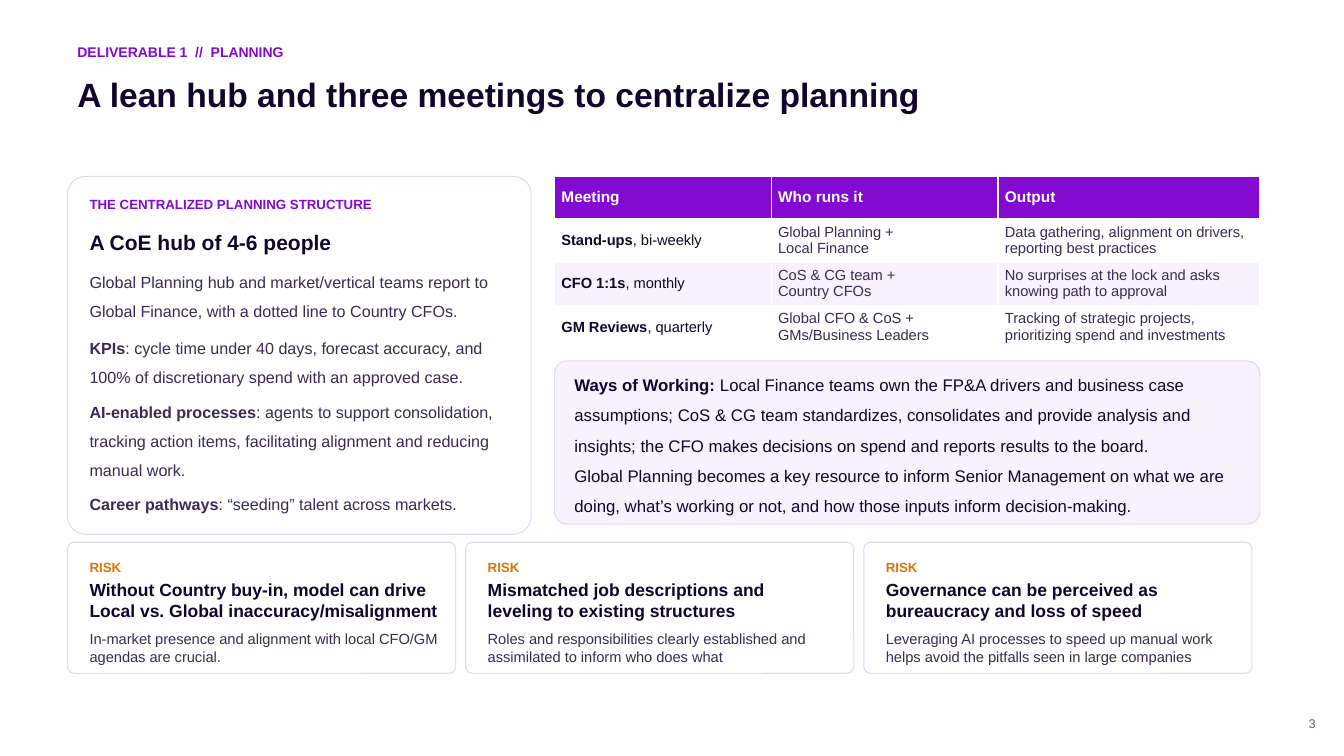
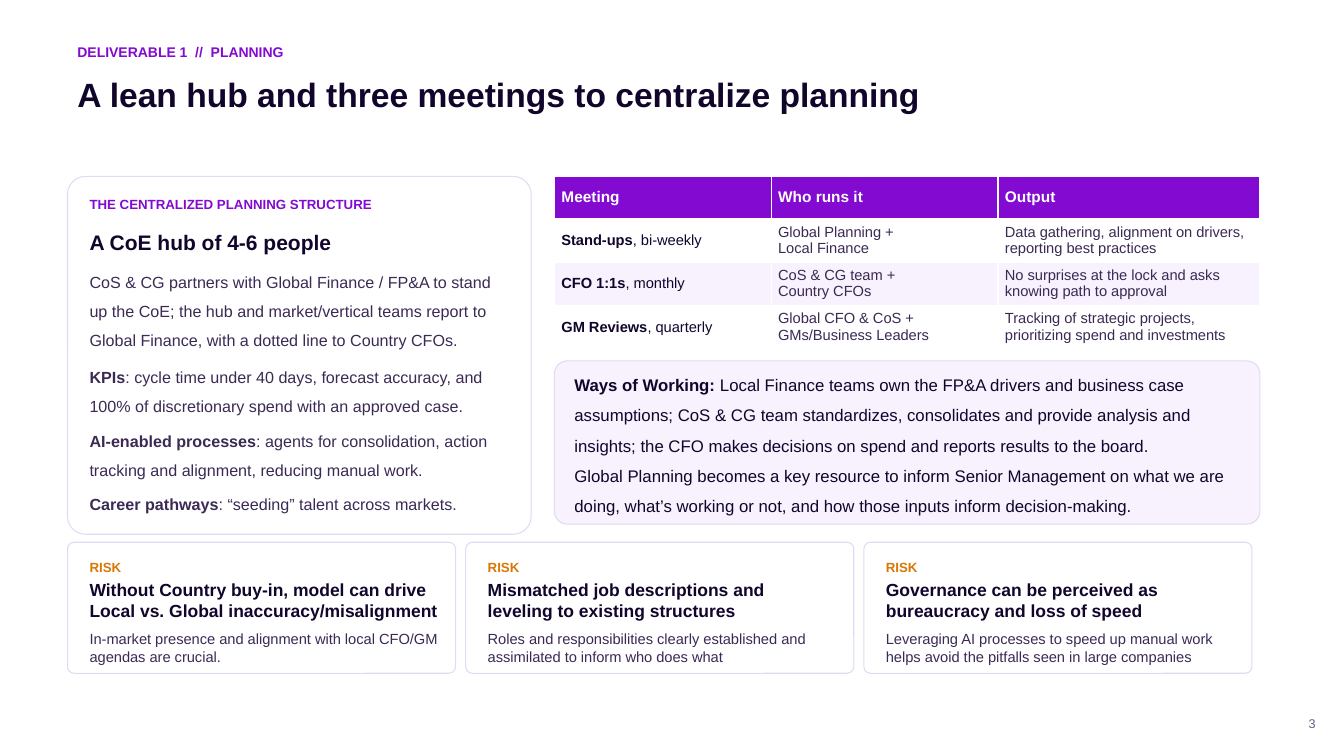
Before and after one commit to cmx24/business-case, a slide deck: slide 3 of deck/CFO_CoS_deck_v10.pptx. Drawn at 1344x756 pixels with LibreOffice and Linux fonts; fonts in the diff are those of the drawing. Boxes give left, top, right and bottom in pixels: in the first picture for what was removed or moved away, otherwise in the second. Text is boxed around its words. In the diff, an @@ line names an element or a change of style, - is before the commit and + after.

```diff
--- a/deck/CFO_CoS_deck_v10.pptx
+++ b/deck/CFO_CoS_deck_v10.pptx
@@ text at [90,276,490,350]: text changed @@
-Global Planning hub and market/vertical teams report to Global Finance, with a dotted line to Country CFOs.
+CoS & CG partners with Global Finance / FP&A to stand up the CoE; the hub and market/vertical teams report to Global Finance, with a dotted line to Country CFOs.
@@ text at [90,435,487,480]: text changed @@
-AI-enabled processes: agents to support consolidation, tracking action items, facilitating alignment and reducing manual work.
+AI-enabled processes: agents for consolidation, action tracking and alignment, reducing manual work.
```
Also in this commit, not shown: 2 other slides changed, 2 other files.
